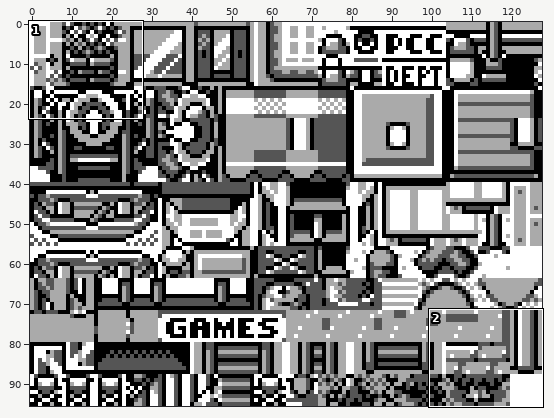
A sprite sheet gets an edit: gfx/tilesets/johto_modern.johto_common.png. Above: a wide view before the commit, with the close-up outlined.
Close-up. Old version:
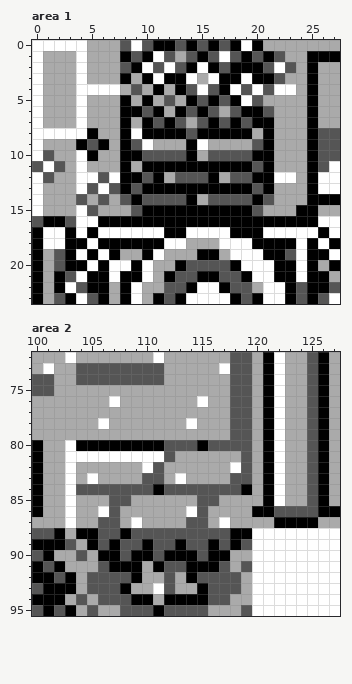
The file is 128x96 pixels. Shown: area 1: x 0..27, y 0..23; area 2: x 100..127, y 72..95.
After the commit:
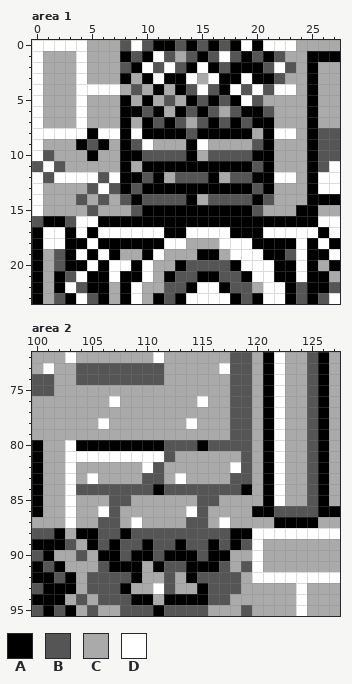
Palette (. is transparent): A #000000  B #555555  C #aaaaaa  D #ffffff
Change:
{"where": "area 1"}
{"y":0,"x":21,"old":"CCC","new":"DDD"}
{"y":8,"x":6,"old":"CC","new":"DD"}
{"y":8,"x":22,"old":"CC","new":"DD"}
{"y":10,"x":4,"old":"D","new":"C"}
{"y":11,"x":4,"old":"D","new":"C"}
{"y":12,"x":2,"old":"CC","new":"DD"}
{"y":13,"x":4,"old":"D","new":"C"}
{"y":15,"x":4,"old":"D","new":"C"}
{"where": "area 2"}
{"y":89,"x":121,"old":"DDDDDDD","new":"CCCCCCC"}
{"y":90,"x":121,"old":"DDDDDDD","new":"CCCCCCC"}
{"y":91,"x":121,"old":"DDDDDDD","new":"CCCCCCC"}
{"y":93,"x":120,"old":"DDDD","new":"CCCC"}
{"y":93,"x":125,"old":"DDD","new":"CCC"}
{"y":94,"x":120,"old":"DDDD","new":"CCCC"}
{"y":94,"x":125,"old":"DDD","new":"CCC"}
{"y":95,"x":120,"old":"DDDD","new":"CCCC"}
{"y":95,"x":125,"old":"DDD","new":"CCC"}
{"label":"changed","picture_box":[263,40,296,51]}
{"label":"changed","picture_box":[54,128,120,216]}
{"label":"changed","picture_box":[274,128,296,139]}
{"label":"changed","picture_box":[252,539,340,616]}
